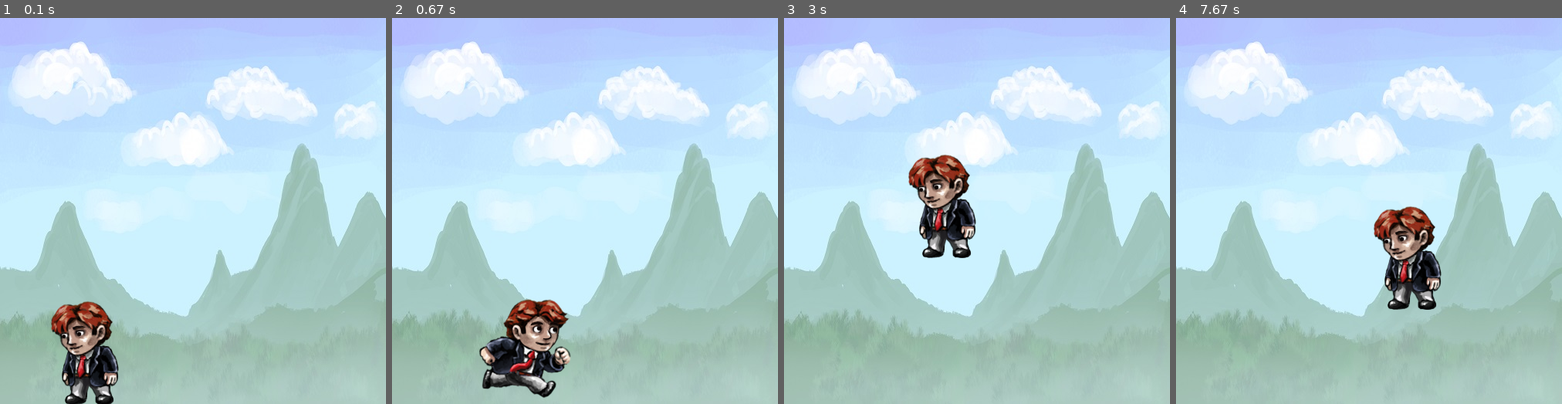
Above: before the commit, frames 1-4 (left to right).
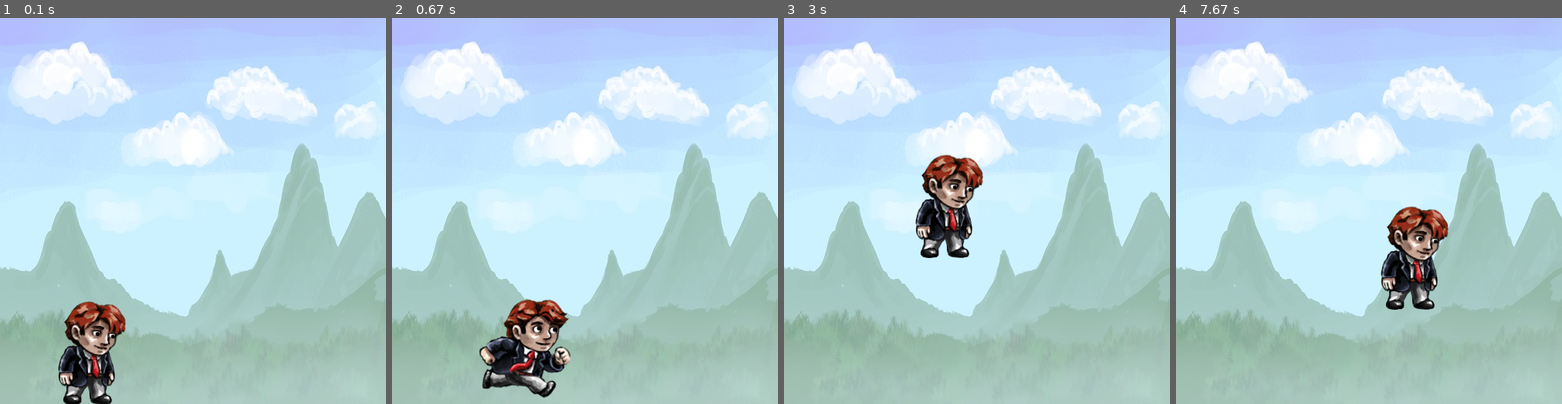
Above: after the commit, the same moments.

Repository: igorbykovsky/Pygame
Game: pygame game, started from pyGame.py
Two runs of this game, one before a commit and one after it. Both use one fixed random seed, a clock stepped at 60 frames per second and the inputs below.
Inputs:
- Up to frame 1 (0.1 s): no input
- Up to frame 2 (0.67 s): hold Right from 0.33 s (still down)
- Up to frame 3 (3 s): release Right at 0.8 s; hold Right 0.83-1.3 s; tap Space at 0.9, 1.2, 1.4, 1.7, 1.97, 2.27, 2.4, 2.7 s; hold Left 1.33-1.87 s; hold Left 1.9-2.3 s; hold Right 2.33-2.97 s
- Up to frame 4 (7.67 s): hold Left 3-3.47 s; tap Space at 3.07, 3.37, 3.57, 3.87, 4.07, 4.37, 4.57, 4.87, 5.13, 5.43, 5.57, 5.87, 6.23, 6.53, 6.73, 7.03, 7.23, 7.53 s; hold Right 3.5-3.97 s; hold Right 4-4.47 s; hold Left 4.5-5.03 s; hold Left 5.07-5.47 s; hold Right 5.5-6.13 s; hold Left 6.17-6.63 s; hold Right 6.67-7.13 s; hold Right 7.17-7.63 s

The runs differ from the first frame. In frame 1, 3.2% of the frame differs, in the area x 13-33%, y 73-100%; in frame 2, nothing differs; in frame 3, 3.2%, in the area x 32-52%, y 35-63%; in frame 4, 3.2%.

Commit message:
add left and right stand character

Diff:
--- a/pyGame.py
+++ b/pyGame.py
@@ -21,8 +21,8 @@
             pygame.image.load('left5.png')]
 
 bg = pygame.image.load('back.jpg')
-playerStand = pygame.image.load('stand_left.png')
-
+playerStand_Left = pygame.image.load('stand_left.png')
+playerStand_Right = pygame.image.load('stand_right.png')
 clock = pygame.time.Clock()
 
 x = 50
@@ -35,6 +35,8 @@
 jumpCount = 10
 
 left = False
+standLeft = False
+standRight = True
 right = False
 animCount = 0
 
@@ -52,8 +54,10 @@
     elif right:
         win.blit(walkRight[animCount // 5], (x, y))
         animCount += 1
+    elif standLeft:
+        win.blit(playerStand_Left, (x, y))
     else:
-        win.blit(playerStand, (x, y))
+        win.blit(playerStand_Right, (x, y))
     pygame.display.update()
 
 
@@ -71,10 +75,14 @@
         x -= speed
         left = True
         right = False
+        standLeft = True
+        standRight = False
     elif keys[pygame.K_RIGHT] and x < win_width - width - 5:
         x += speed
         left = False
         right = True
+        standLeft = False
+        standRight = True
     else:
         left = False
         right = False
